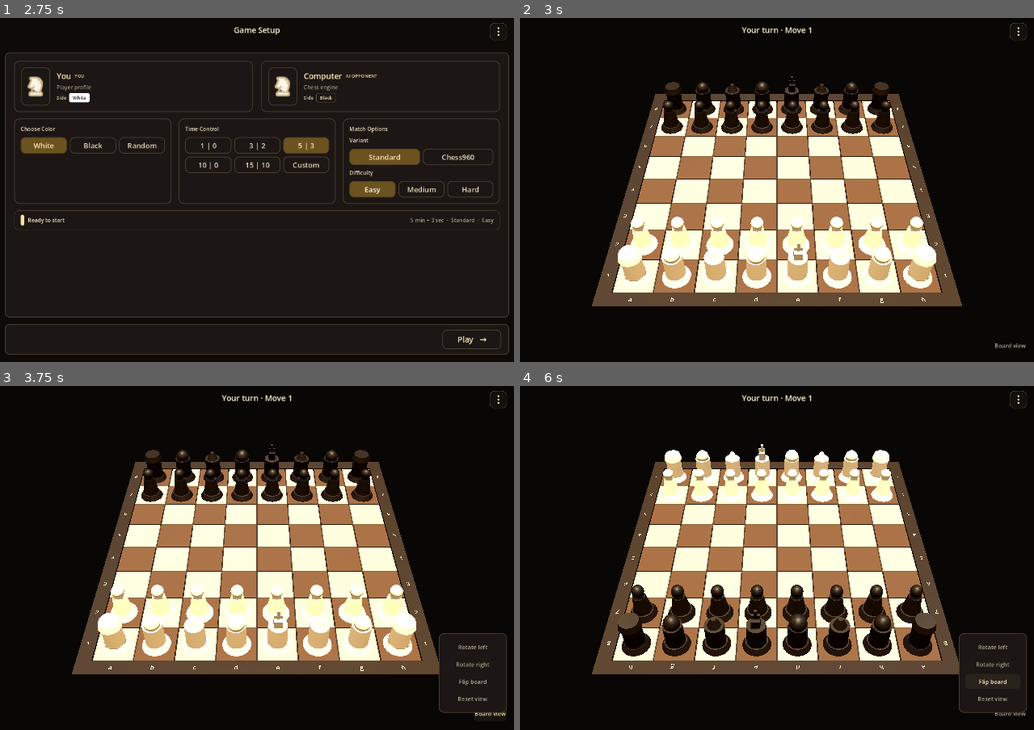
Above: before the commit, frames 1-4 (two rows, left to right).
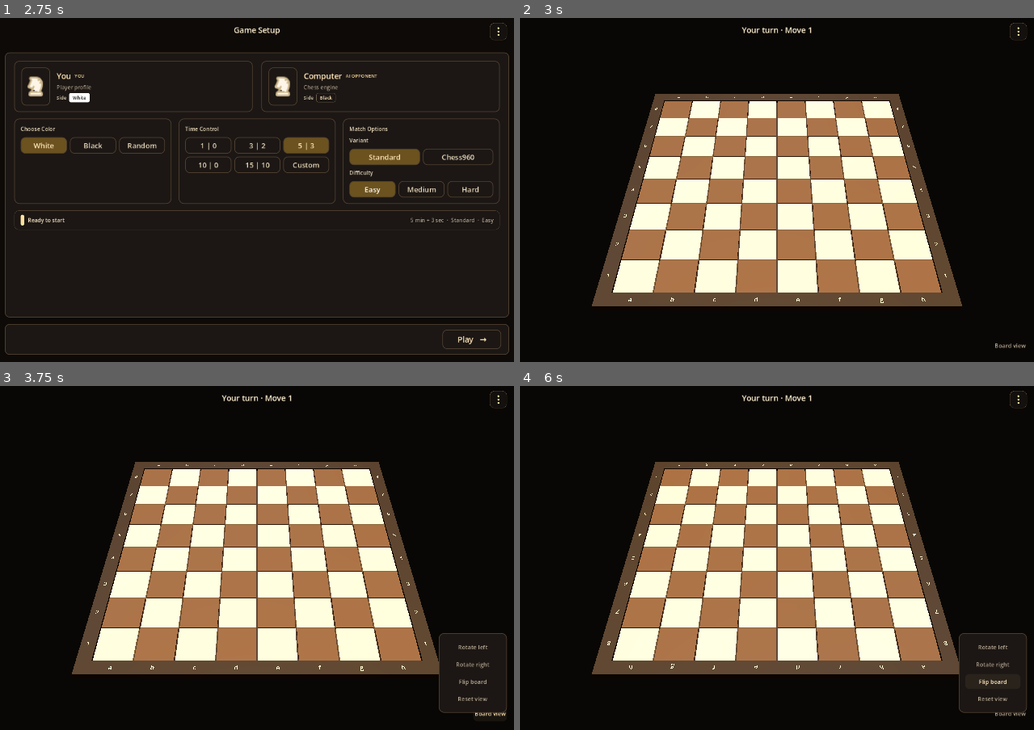
Above: after the commit, the same moments.

Repository: shedrackgodstime/chess-relay
Game: Godot game, scene res://src/ui/app/app_root.tscn
Two runs of this game, one before a commit and one after it. Both use one fixed random seed, a clock stepped at 60 frames per second and the inputs below.
Inputs:
- Up to frame 1 (2.75 s): click "Vs computer" at 0.5 s; click "Easy" at 1.25 s; click "Easy" at 2 s
- Up to frame 2 (3 s): click "Play →" at 2.75 s
- Up to frame 3 (3.75 s): click "Board view" at 3.5 s
- Up to frame 4 (6 s): click "Rotate left" at 4.25 s; click "Rotate right" at 5 s; click "Flip board" at 5.75 s

Frame 1 is identical in both runs. In frame 2, 9.2% of the frame differs, in the area x 19-81%, y 16-79%; in frame 3, 9.2%; in frame 4, 10%.

Commit message:
Put the real models on the board in place of the primitive placeholders
The pieces were cylinders and spheres assembled in a script: a body, a head chosen by
case, and a cross for the king. Thirty-two of them on screen, which is what the demo
position has always been showing.

A piece is now a MeshInstance3D whose mesh comes from PieceMeshes, so the node is the
mesh: one node and one draw call each, rather than a wrapper holding three children. It
knows the square it stands on and which identity it is, turns to face the other side
when it is dark, and records which identity it is missing rather than silently having no
mesh.

piece_type is a plain string and no longer an export enum. An enum in this project would
be a second list of piece types, and application_core.md puts that list in Rust's
chess_core; the cost is no editor dropdown, which is the right trade because a dropdown
would suggest this project is the authority.

The demo position is checked a rank at a time against the real starting position rather
than counted, because counting thirty-two children cannot tell a row of pawns from a
chess opening. My first attempt at that check asserted a1 was a pawn; it is a rook.

Diff:
--- a/godot/src/game/pieces/piece_view.gd
+++ b/godot/src/game/pieces/piece_view.gd
@@ -1,112 +1,64 @@
 class_name ChessPieceView
-extends Node3D
+extends MeshInstance3D
 
-@export_enum("pawn", "rook", "knight", "bishop", "queen", "king") var piece_type := "pawn"
+## One piece standing on one square.
+##
+## The shape comes from `PieceMeshes` and nothing here decides what a piece looks like.
+## This node is the board's business: which identity, which side, which square, and
+## whether a tap landed on it.
+##
+## `piece_type` is a plain string rather than an export enum on purpose. An enum in this
+## project would be a second list of piece types, and `application_core.md` puts that
+## list in Rust's `chess_core`. A name that arrives over the boundary and is looked up
+## keeps one list. The cost is no dropdown in the editor, which is the right trade: a
+## dropdown would be an editor suggesting this project is the authority.
+
+## The identity as it arrives over the boundary, and the side. Kept as they came so a
+## piece moved to another square keeps exactly what it was.
+@export var piece_type := "pawn"
 @export_enum("white", "black") var side := "white"
 
-const WHITE_PIECE := Color(0.92, 0.86, 0.74, 1.0)
-const BLACK_PIECE := Color(0.10, 0.07, 0.05, 1.0)
+## Which square this piece stands on, as board notation. Empty means not on the board.
+var square := ""
+
+## Why there is no mesh, when there is none. Set rather than left blank so a missing
+## model is visible in the log rather than as a piece that simply is not there.
+var missing_shape := ""
 
 
 func _ready() -> void:
-	_build_visual()
+	_apply()
 
 
-func configure(type: String, piece_side: String) -> void:
-	piece_type = type
+func configure(identity: String, piece_side: String) -> void:
+	piece_type = identity
 	side = piece_side
-	rotation.y = PI if side == "black" else 0.0
 	if is_node_ready():
-		_build_visual()
+		_apply()
 
 
-func _build_visual() -> void:
+## Puts the piece on a square, and turns it to face the other side when it is dark.
+##
+## The turn is on every piece rather than only the knight because the models are not
+## symmetrical front to back, and a set where only one kind of piece faces its opponent
+## reads as a mistake. It is 180 degrees about Y, which is the documented orientation
+## difference between the two sides.
+func place_on(target_square: String, world_position: Vector3) -> void:
+	square = target_square
+	position = world_position
 	rotation.y = PI if side == "black" else 0.0
-	for child in get_children():
-		child.queue_free()
-	var root_material := StandardMaterial3D.new()
-	root_material.albedo_color = WHITE_PIECE if side == "white" else BLACK_PIECE
-	root_material.roughness = 0.5
-	var base := MeshInstance3D.new()
-	var base_mesh := CylinderMesh.new()
-	base_mesh.top_radius = 0.28
-	base_mesh.bottom_radius = 0.36
-	base_mesh.height = 0.16
-	base.mesh = base_mesh
-	base.material_override = root_material
-	base.position.y = 0.08
-	add_child(base)
-	var body := MeshInstance3D.new()
-	var body_mesh := CylinderMesh.new()
-	body_mesh.top_radius = 0.16 if piece_type == "pawn" else 0.24
-	body_mesh.bottom_radius = 0.25
-	body_mesh.height = 0.5 if piece_type == "pawn" else 0.72
-	body.mesh = body_mesh
-	body.material_override = root_material
-	body.position.y = 0.42
-	add_child(body)
-	_add_crown(root_material)
 
 
-func _add_crown(material: StandardMaterial3D) -> void:
-	var crown := MeshInstance3D.new()
-	var crown_mesh: Mesh
-	match piece_type:
-		"pawn":
-			var pawn_head := SphereMesh.new()
-			pawn_head.radius = 0.16
-			pawn_head.height = 0.32
-			crown_mesh = pawn_head
-		"rook":
-			var rook_top := CylinderMesh.new()
-			rook_top.top_radius = 0.24
-			rook_top.bottom_radius = 0.29
-			rook_top.height = 0.18
-			crown_mesh = rook_top
-		"bishop":
-			var bishop_top := CylinderMesh.new()
-			bishop_top.top_radius = 0.06
-			bishop_top.bottom_radius = 0.2
-			bishop_top.height = 0.3
-			crown_mesh = bishop_top
-		"knight":
-			var knight_top := SphereMesh.new()
-			knight_top.radius = 0.2
-			knight_top.height = 0.42
-			crown_mesh = knight_top
-		"queen":
-			var queen_top := SphereMesh.new()
-			queen_top.radius = 0.22
-			queen_top.height = 0.44
-			crown_mesh = queen_top
-		"king":
-			var king_top := BoxMesh.new()
-			king_top.size = Vector3(0.28, 0.32, 0.28)
-			crown_mesh = king_top
-	crown.mesh = crown_mesh
-	crown.material_override = material
-	crown.position.y = 0.86
-	if piece_type == "knight":
-		crown.rotation_degrees.x = -18.0
-	if piece_type == "king":
-		crown.scale = Vector3(0.75, 1.0, 0.75)
-	add_child(crown)
-	if piece_type == "king":
-		_add_king_cross(material)
-
-
-func _add_king_cross(material: StandardMaterial3D) -> void:
-	var vertical := MeshInstance3D.new()
-	var vertical_mesh := BoxMesh.new()
-	vertical_mesh.size = Vector3(0.07, 0.26, 0.07)
-	vertical.mesh = vertical_mesh
-	vertical.material_override = material
-	vertical.position.y = 1.17
-	add_child(vertical)
-	var horizontal := MeshInstance3D.new()
-	var horizontal_mesh := BoxMesh.new()
-	horizontal_mesh.size = Vector3(0.22, 0.07, 0.07)
-	horizontal.mesh = horizontal_mesh
-	horizontal.material_override = material
-	horizontal.position.y = 1.12
-	add_child(horizontal)
+func _apply() -> void:
+	rotation.y = PI if side == "black" else 0.0
+	var identity := StringName(piece_type)
+	var found := PieceMeshes.mesh_for(identity,
+		PieceMeshes.DARK if side == "black" else PieceMeshes.LIGHT)
+	if found == null:
+		missing_shape = piece_type
+		mesh = null
+		push_warning("no model for piece '%s' in set '%s'"
+			% [piece_type, PieceMeshes.ACTIVE_SET])
+		return
+	missing_shape = ""
+	mesh = found
--- a/godot/src/game/pieces/piece_view.tscn
+++ b/godot/src/game/pieces/piece_view.tscn
@@ -1,6 +1,13 @@
 [gd_scene load_steps=2 format=3]
 
-[ext_resource type="Script" path="res://src/game/pieces/piece_view.gd" id="1_piece"]
+; The node IS the mesh, so the shape is set on the piece itself rather than on a child
+; MeshInstance3D inside it. One node and one draw call per piece, and thirty-two
+; pieces plus the trays is a scene that does not need a wrapper per piece.
+;
+; The mesh is not authored here. It comes from PieceMeshes, which looks the identity up
+; in the active model set, so swapping the set is one constant and not thirty-two edits.
 
-[node name="ChessPieceView" type="Node3D"]
-script = ExtResource("1_piece")
+[ext_resource type="Script" path="res://src/game/pieces/piece_view.gd" id="1_piece_view"]
+
+[node name="ChessPieceView" type="MeshInstance3D"]
+script = ExtResource("1_piece_view")
--- a/godot/src/ui/screens/game/game_screen.gd
+++ b/godot/src/ui/screens/game/game_screen.gd
@@ -106,11 +106,16 @@
 		_add_piece(back_rank[file], "black", "%s8" % char("a".unicode_at(0) + file))
 
 
+## Places one piece.
+##
+## `type` arrives as a plain identity string rather than an index into a list this
+## project holds, because the list of piece types belongs to the application core and
+## this is only the demo position standing in for it until that arrives.
 func _add_piece(type: String, piece_side: String, square: String) -> void:
 	var piece := PIECE_SCENE.instantiate() as ChessPieceView
+	_pieces.add_child(piece)
 	piece.configure(type, piece_side)
-	piece.position = _board.square_to_world(square, 0.0)
-	_pieces.add_child(piece)
+	piece.place_on(square, _board.square_to_world(square, 0.0))
 
 
 func _open_game_menu() -> void:
--- a/godot/tests/ui_smoke_test.gd
+++ b/godot/tests/ui_smoke_test.gd
@@ -369,9 +369,47 @@
 		"game has a left-side fill light")
 	_check(game.get_node("World/RightFillLight") is OmniLight3D,
 		"game has a right-side fill light")
+	# Every piece should have found a model. Without the import pipeline a .glb cannot
+	# be loaded here, so this cannot be asserted in this suite; what it can assert is
+	# that a piece knows which identity it is and which square it is on, and that it
+	# turned to face the other side.
 	var black_piece := game._pieces.get_child(2) as ChessPieceView
 	_check(is_equal_approx(black_piece.rotation.y, PI),
 		"black pieces face the opposing side")
+	var light_piece := game._pieces.get_child(0) as ChessPieceView
+	_check(is_equal_approx(light_piece.rotation.y, 0.0),
+		"and light pieces face the near side")
+	_check(not light_piece.square.is_empty(),
+		"a piece knows the square it stands on, got '%s'" % light_piece.square)
+	# The demo position is the real one, not a row of pawns. Checked a rank at a time
+	# because that is the thing worth knowing: a1 is a rook.
+	var back_rank := ["rook", "knight", "bishop", "queen", "king", "bishop", "knight", "rook"]
+	for file in 8:
+		var name := "abcdefgh"[file]
+		# Four pieces per file, in the order the demo position builds them: white back
+		# rank, white pawn, black pawn, black back rank.
+		var near_rook := game._pieces.get_child(file * 4) as ChessPieceView
+		var near_pawn := game._pieces.get_child(file * 4 + 1) as ChessPieceView
+		_check(near_rook.piece_type == back_rank[file]
+				and near_rook.square == name + "1"
+				and near_rook.side == "white",
+			"%s1 is a %s for white, got %s on %s"
+				% [name, back_rank[file], near_rook.piece_type, near_rook.square])
+		_check(near_pawn.piece_type == "pawn" and near_pawn.square == name + "2",
+			"%s2 is a white pawn, got %s on %s"
+				% [name, near_pawn.piece_type, near_pawn.square])
+		var far_pawn := game._pieces.get_child(file * 4 + 2) as ChessPieceView
+		var far_rook := game._pieces.get_child(file * 4 + 3) as ChessPieceView
+		_check(far_pawn.side == "black" and far_pawn.square == name + "7",
+			"%s7 is a black pawn, got %s on %s"
+				% [name, far_pawn.piece_type, far_pawn.square])
+		_check(far_rook.piece_type == back_rank[file] and far_rook.side == "black"
+				and far_rook.square == name + "8",
+			"%s8 is a black %s, got %s on %s"
+				% [name, back_rank[file], far_rook.piece_type, far_rook.square])
+	_check(light_piece.missing_shape.is_empty()
+			or light_piece.mesh == null,
+		"a piece either has a model or says which one it is missing")
 	game._update_camera_framing(1440.0, 900.0)
 	var wide_camera_height := game._camera.position.y
 	game._update_camera_framing(640.0, 900.0)
